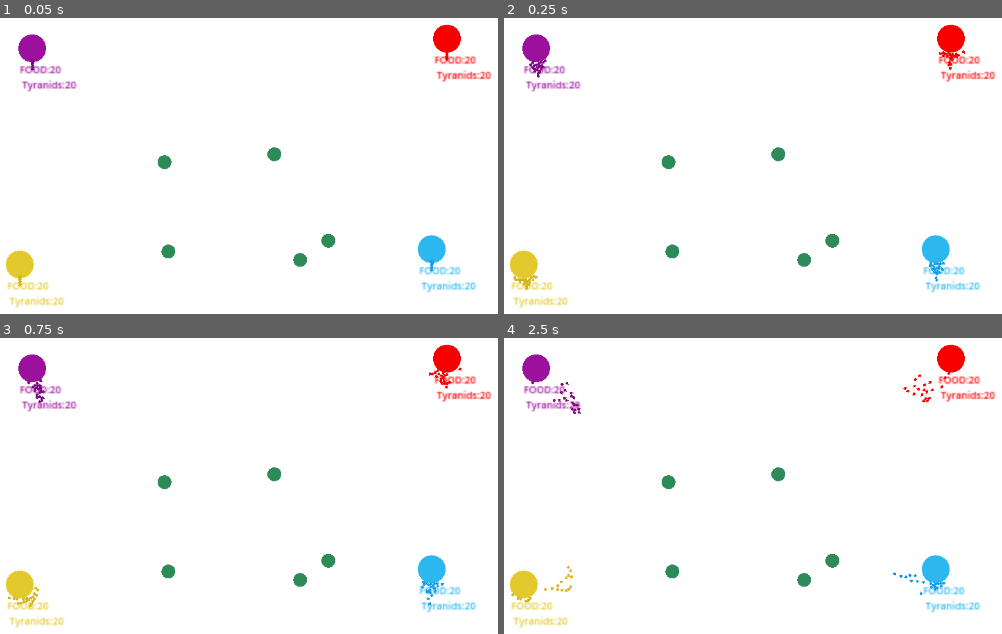
Above: before the commit, frames 1-4 (two rows, left to right).
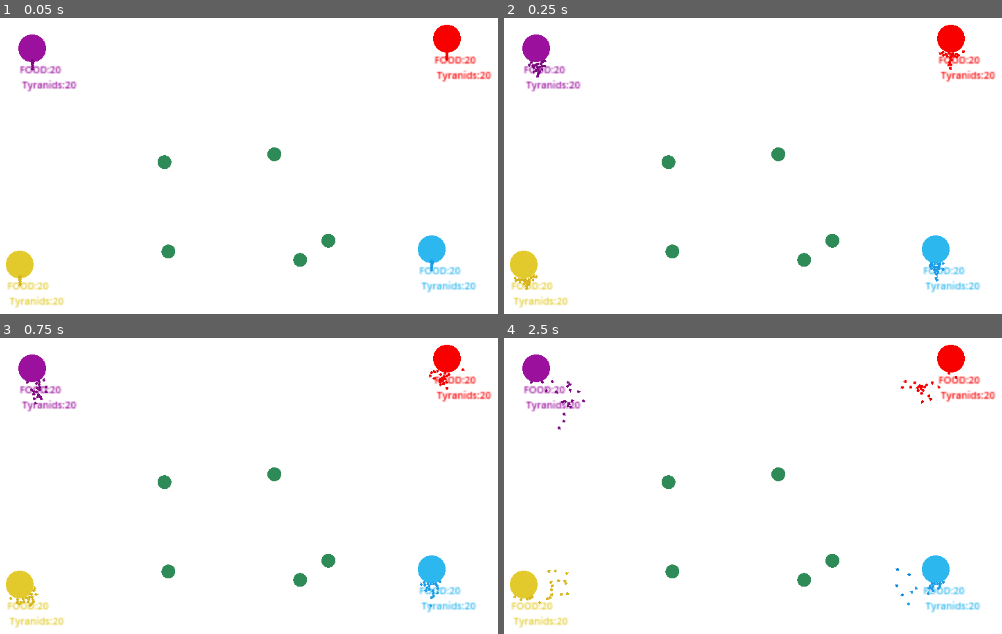
Above: after the commit, the same moments.

Repository: MalCaor/RucheTyr
Game: Godot game, scene res://Scene2d.tscn
Same seed, same stepped clock (60 frames per second), same inputs: the game is played once before the commit and once after it.
Inputs:
- Up to frame 1 (0.05 s): no input
- Up to frame 2 (0.25 s): no input
- Up to frame 3 (0.75 s): no input
- Up to frame 4 (2.5 s): no input

Frame 1 is identical in both runs. In frame 2, 0.2% of the frame differs, in the area x 1-93%, y 10-92%; in frame 3, 0.5%; in frame 4, 0.9%, in the area x 1-91%, y 12-91%.

Commit message:
priority target

Diff:
--- a/Tyr/hormagaunt.gd
+++ b/Tyr/hormagaunt.gd
@@ -37,7 +37,7 @@
 var nbr_food_max: float = 2 # Quantite maximale qu'un agent peut transporter
 var nbr_current_food: float = 0 # Quantite actuelle que transporte un agent
 
-var target_explore: Vector2
+#var target_explore: Vector2
 var timer_since_last_generation = 0
 
 var intrest_point: Vector2
@@ -81,14 +81,13 @@
 
 func explore():
 	# generate target
-	if not target_explore or self.position.distance_to(target_explore) < 20 or timer_since_last_generation < 500:
-		target_explore = generate_coor()
-		intrest_point = target_explore
+	if intrest_point == Vector2(0,0) and (self.position.distance_to(intrest_point) < 20 or timer_since_last_generation < 500):
+		intrest_point = generate_coor()
 		timer_since_last_generation = 0
 	timer_since_last_generation += 1
 
 	# travel calculation
-	var angle_self = angle_to_target(target_explore)
+	var angle_self = angle_to_target(intrest_point)
 
 	# apply navigation
 	apply_torque_impulse(angle_self/2)
@@ -110,7 +109,12 @@
 
 func zerg_maneuver():
 	# approch nour
-	if list_body_to_approach:
+	if self.intrest_point != Vector2(0,0):
+		var angle_self = angle_to_target(self.intrest_point)
+		apply_torque_impulse(angle_self/2)
+		go_forward()
+		self.intrest_point = Vector2(0,0)
+	elif list_body_to_approach:
 		var body = list_body_to_approach[0]
 		var angle_self = angle_to_target(body.position)
 		apply_torque_impulse(angle_self/2)
@@ -136,7 +140,7 @@
 
 func _on_collision(body):
 	if body.type == "Nourriture":
-		intrest_point = body.position
+		#intrest_point = body.position
 		body.eaten()
 		nbr_current_food += 1
 		#self.modulate = Color.RED
@@ -172,11 +176,11 @@
 
 
 func _on_enter_vision_collision(body):
-	if body.type in tyranids:
-		if body.ruche_mere != self.ruche_mere:
-			list_body_to_approach.append(body)
-	if body.type in tyranids and body.ruche_mere == ruche_mere:
-		body.target_explore = intrest_point
+	#if body.type in tyranids:
+	#	if body.ruche_mere != self.ruche_mere:
+	#		list_body_to_approach.append(body)
+	#if body.type in tyranids and body.ruche_mere == ruche_mere:
+	#	body.target_explore = intrest_point
 	if body.type in types_to_avoid:
 		list_body_to_evade.append(body)
 
